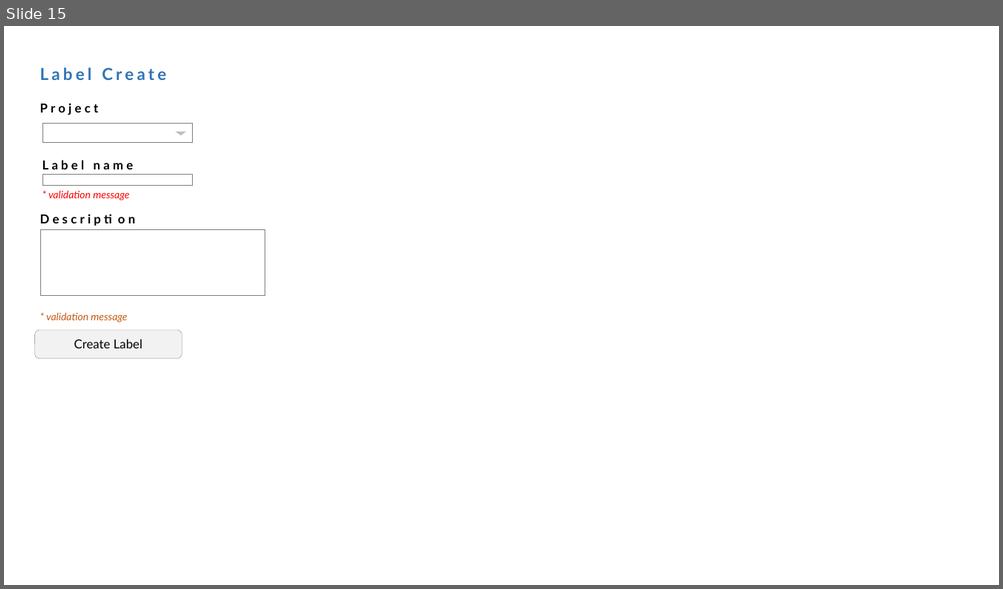
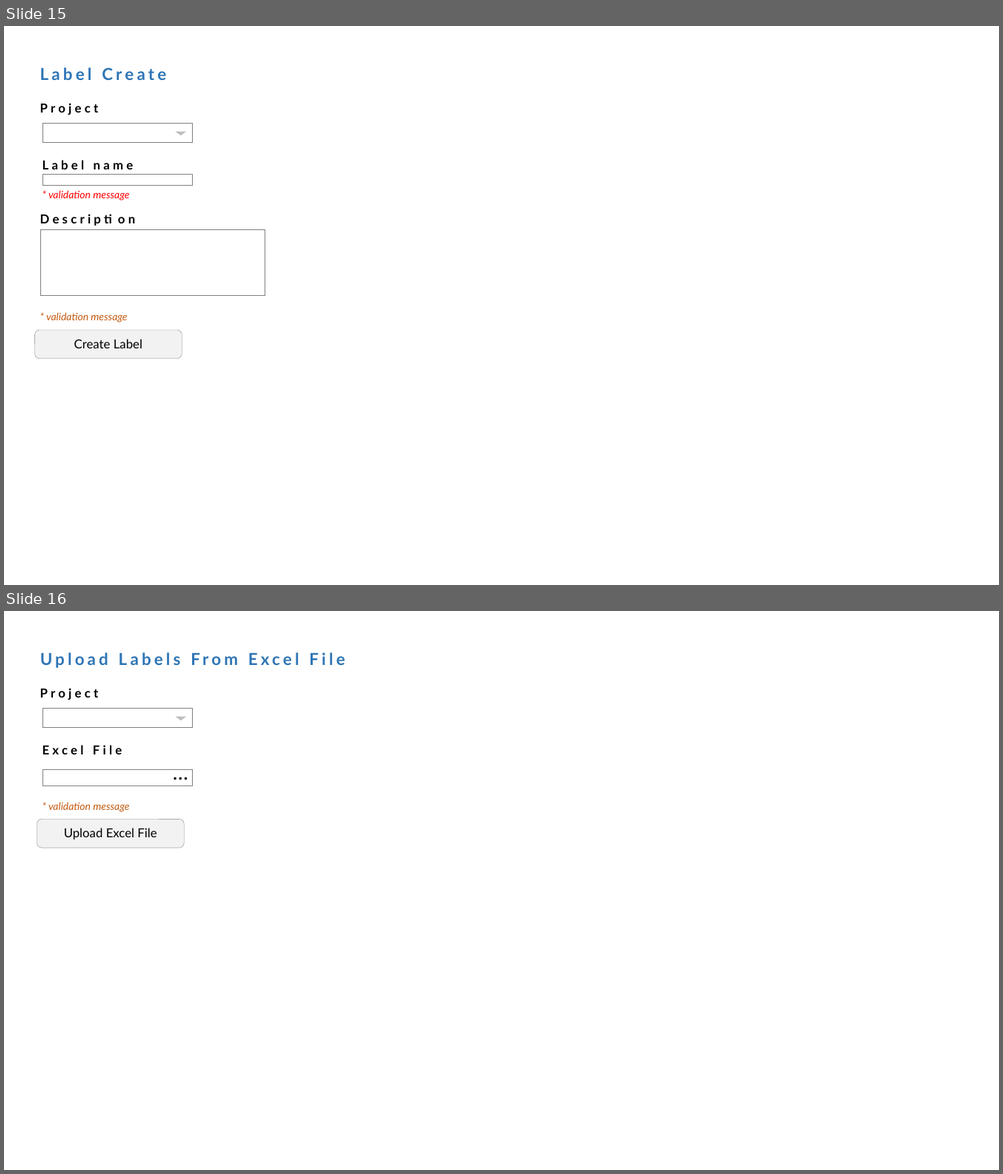
Before and after one commit to anatolia/translation, a slide deck: Doc/Mockups/cheviri-mockups.pptx. Shown one above the other, each under a label of ours: slide 15 before the commit, slides 15 and 16 after it. The pictures are 1003x589 and 1003x1174 pixels, drawn with LibreOffice and Linux fonts; fonts in the diff are those of the drawing. Boxes give left, top, right and bottom in pixels: in the first picture for what was removed or moved away, otherwise in the second. Text is boxed around its words. In the diff, an @@ line names an element or a change of style, - is before the commit and + after.

```diff
--- a/Doc/Mockups/cheviri-mockups.pptx
+++ b/Doc/Mockups/cheviri-mockups.pptx
@@ slide 16 added at box(4, 611, 999, 1170), background #FFFFFF @@
@@ text added at box(40, 652, 344, 668), 16 pt, text #2E75B6, bold @@
+Upload Labels From Excel File
@@ text added at box(40, 688, 99, 700), 12 pt, text #000000, bold @@
+Project
@@ rectangle added at box(42, 708, 192, 726), fill #FFFFFF, outline #808080 0.25 pt @@
@@ triangle added at box(176, 717, 187, 721), fill #BFBFBF @@
@@ text added at box(42, 745, 122, 755), 12 pt, text #000000, bold @@
+Excel File
@@ rectangle added at box(42, 769, 192, 786), fill #FFFFFF, outline #808080 0.25 pt, 20 pt, text #000000 @@
+…
@@ text added at box(48, 802, 129, 812), 10 pt, text #C55A11, italic @@
+* validation message
@@ rounded rectangle added at box(37, 819, 184, 848), fill #F2F2F2, outline #808080 0.25 pt, 12 pt, text #000000 @@
+Upload Excel File
```
Also in this commit, not shown: 5 slides changed, 1 other slide added, 30 other files.
